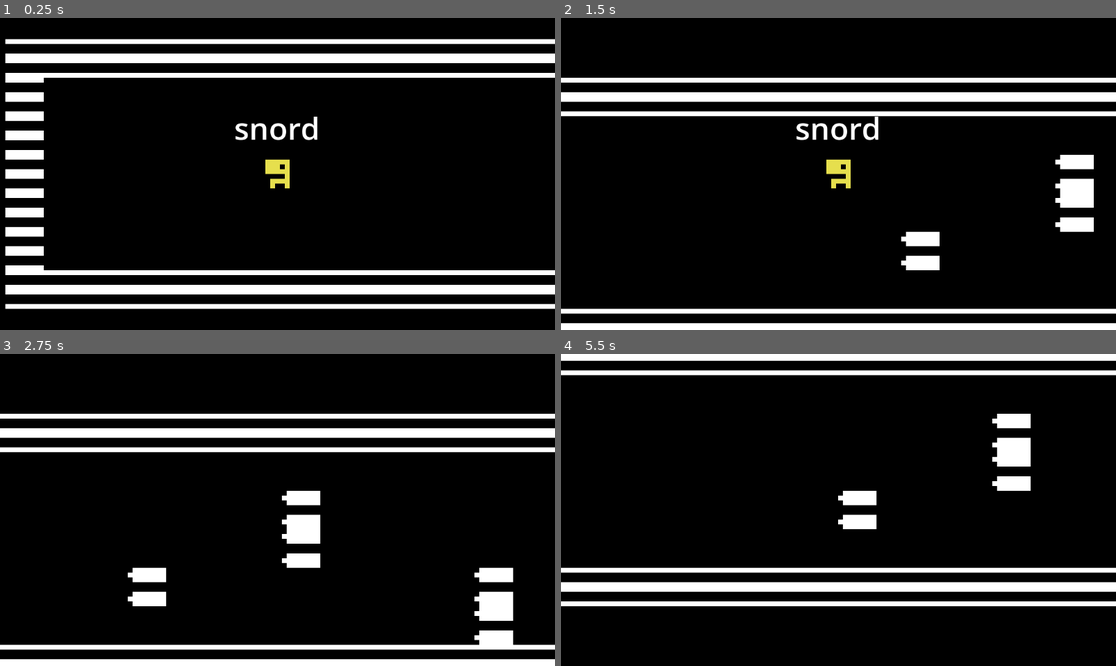
Above: before the commit, frames 1-4 (two rows, left to right).
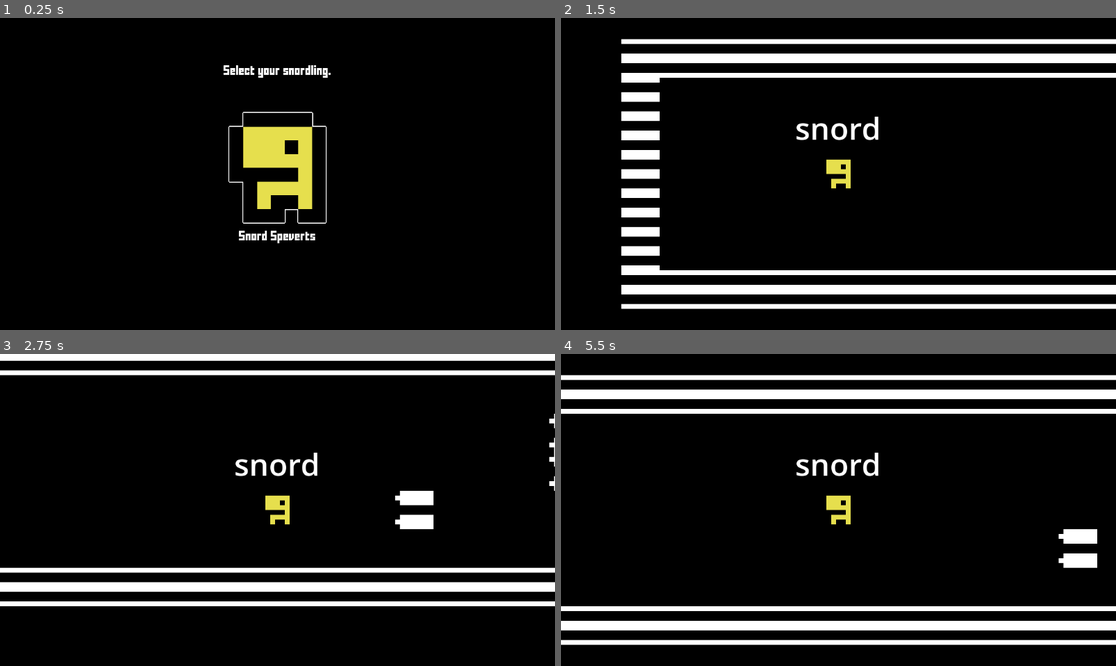
Above: after the commit, the same moments.

Repository: Lukkex/SNORD
Game: Godot game, scene res://main-menu.tscn
Two runs of this game, one before a commit and one after it. Both use one fixed random seed, a clock stepped at 60 frames per second and the inputs below. Before the commit the project starts from res://root.tscn.
Inputs (mouse positions are in pixels of both pictures, inside the frame that each line leads up to):
- Up to frame 1 (0.25 s): no input
- Up to frame 2 (1.5 s): move the mouse to (960, 158) at 0.52 s; hold W (up) 0.53-1.25 s; click (838, 167) at 1.27 s
- Up to frame 3 (2.75 s): move the mouse to (166, 525) at 2.02 s; hold S (down) from 2.03 s (still down)
- Up to frame 4 (5.5 s): move the mouse to (894, 441) at 2.77 s; release S (down) at 2.78 s; hold W (up) 2.78-4.28 s; move the mouse to (810, 572) at 3.52 s; move the mouse to (1005, 556) at 4.27 s; hold S (down) from 4.28 s (still down); tap Enter at 5 s; move the mouse to (672, 463) at 5.02 s

The runs differ from the first frame. In frame 1, 18% of the frame differs, in the area x 0-100%, y 6-94%; in frame 2, 25%; in frame 3, 25%; in frame 4, 26%, in the area x 0-100%, y 0-94%.

Commit message:
IT WORKS

Diff:
--- a/project.godot
+++ b/project.godot
@@ -11,7 +11,7 @@
 [application]
 
 config/name="SNORD"
-run/main_scene="res://root.tscn"
+run/main_scene="uid://kv723254y5s"
 config/features=PackedStringArray("4.5", "Forward Plus")
 boot_splash/image="uid://4w04th77lw3r"
 config/icon="res://icon.svg"
--- a/root.tscn
+++ b/root.tscn
@@ -1,7 +1,11 @@
 [gd_scene load_steps=2 format=3 uid="uid://cc6y52tale7n3"]
 
-[ext_resource type="PackedScene" uid="uid://c4qr8vdt8bk8g" path="res://level.tscn" id="1_pq8q7"]
+[ext_resource type="PackedScene" uid="uid://kv723254y5s" path="res://main-menu.tscn" id="1_pq8q7"]
 
 [node name="root" type="Node2D"]
 
-[node name="Level" parent="." instance=ExtResource("1_pq8q7")]
+[node name="MainMenu" parent="." instance=ExtResource("1_pq8q7")]
+offset_left = 517.0
+offset_top = 262.0
+offset_right = 517.0
+offset_bottom = 262.0
